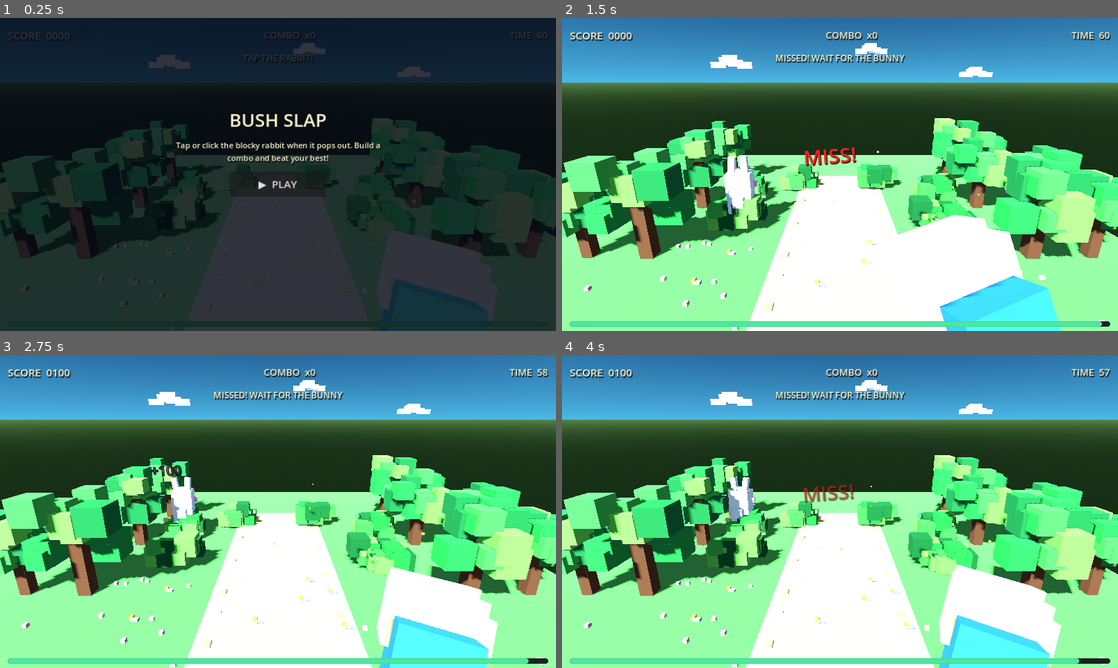
Above: before the commit, frames 1-4 (two rows, left to right).
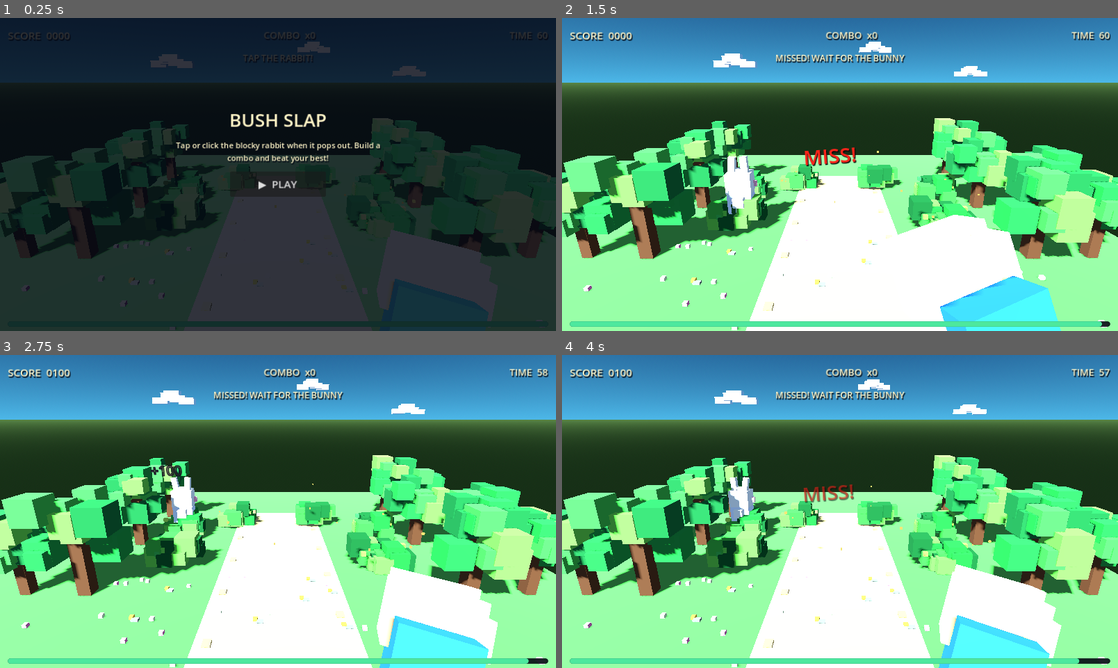
Above: after the commit, the same moments.

Repository: shaquib01/bush-slap
Game: Godot game, scene res://scenes/main.tscn
Two runs of this game, one before a commit and one after it. Both use one fixed random seed, a clock stepped at 60 frames per second and the inputs below.
Inputs (mouse positions are in pixels of both pictures, inside the frame that each line leads up to):
- Up to frame 1 (0.25 s): no input
- Up to frame 2 (1.5 s): click "▶ PLAY" at 0.5 s; tap Enter at 1.25, 1.35 s; move the mouse to (962, 158) at 1.27 s; click (962, 158) at 1.42 s
- Up to frame 3 (2.75 s): tap Space at 1.52, 2.27 s; move the mouse to (166, 527) at 2.02 s; tap Keypad Enter at 2.1 s; click (166, 527) at 2.17 s
- Up to frame 4 (4 s): move the mouse to (895, 442) at 2.77 s; tap Enter at 2.85 s; click (895, 442) at 2.92 s; move the mouse to (812, 574) at 3.52 s; tap Keypad Enter at 3.6 s; click (812, 574) at 3.67 s; tap Space at 3.77 s

The runs differ from the first frame. In frame 1, 0.2% of the frame differs, in the area x 26-78%, y 7-19%; in frame 2, 0.3%; in frame 3, 0.3%; in frame 4, 0.3%, in the area x 26-78%, y 7-20%.

Commit message:
Animate voxel clouds with gentle sky drift

Diff:
--- a/godot/scripts/main.gd
+++ b/godot/scripts/main.gd
@@ -42,6 +42,8 @@
 var bush_positions: Array[Vector3] = []
 var fireflies: Array[MeshInstance3D] = []
 var firefly_origins: Array[Vector3] = []
+var cloud_nodes: Array[Node3D] = []
+var cloud_origins: Array[Vector3] = []
 # Reuse identical materials across voxel blocks to reduce resource count and draw overhead.
 var material_cache: Dictionary = {}
 
@@ -58,6 +60,10 @@
 
 func _process(delta: float) -> void:
 	var ambient_time := float(Time.get_ticks_msec()) * 0.001
+	for i in range(cloud_nodes.size()):
+		var cloud := cloud_nodes[i]
+		if is_instance_valid(cloud):
+			cloud.position = cloud_origins[i] + Vector3(sin(ambient_time * 0.12 + float(i) * 1.8) * 0.32, sin(ambient_time * 0.18 + float(i)) * 0.08, 0.0)
 	for i in range(fireflies.size()):
 		var mote := fireflies[i]
 		if is_instance_valid(mote):
@@ -378,7 +384,13 @@
 		_add_box(world_root, origin + Vector3(cos(angle) * radius, height, sin(angle) * radius), Vector3.ONE * size, greens[i % greens.size()])
 
 func _make_cloud(origin: Vector3, scale_factor: float) -> void:
-	# Stepped cubes give the sky a deliberately handmade voxel silhouette.
+	# A parent node lets the stepped cloud drift gently as one cohesive voxel silhouette.
+	var cloud_root := Node3D.new()
+	cloud_root.name = "DriftingVoxelCloud"
+	cloud_root.position = origin
+	world_root.add_child(cloud_root)
+	cloud_nodes.append(cloud_root)
+	cloud_origins.append(origin)
 	var cloud_blocks: Array[Vector3] = [
 		Vector3(-0.72, 0.0, 0.0), Vector3(-0.25, 0.20, 0.0),
 		Vector3(0.22, 0.08, 0.0), Vector3(0.68, -0.02, 0.0),
@@ -388,7 +400,7 @@
 		var block_size := Vector3(0.82, 0.34, 0.42) * scale_factor
 		if i == 1 or i == 4:
 			block_size.y *= 1.18
-		var block := _add_box(world_root, origin + cloud_blocks[i] * scale_factor, block_size, Color(0.78, 0.91, 1.0))
+		var block := _add_box(cloud_root, cloud_blocks[i] * scale_factor, block_size, Color(0.78, 0.91, 1.0))
 		var cloud_material := (block.material_override as StandardMaterial3D).duplicate() as StandardMaterial3D
 		cloud_material.transparency = BaseMaterial3D.TRANSPARENCY_ALPHA
 		cloud_material.albedo_color = Color(0.78, 0.91, 1.0, 0.76)
